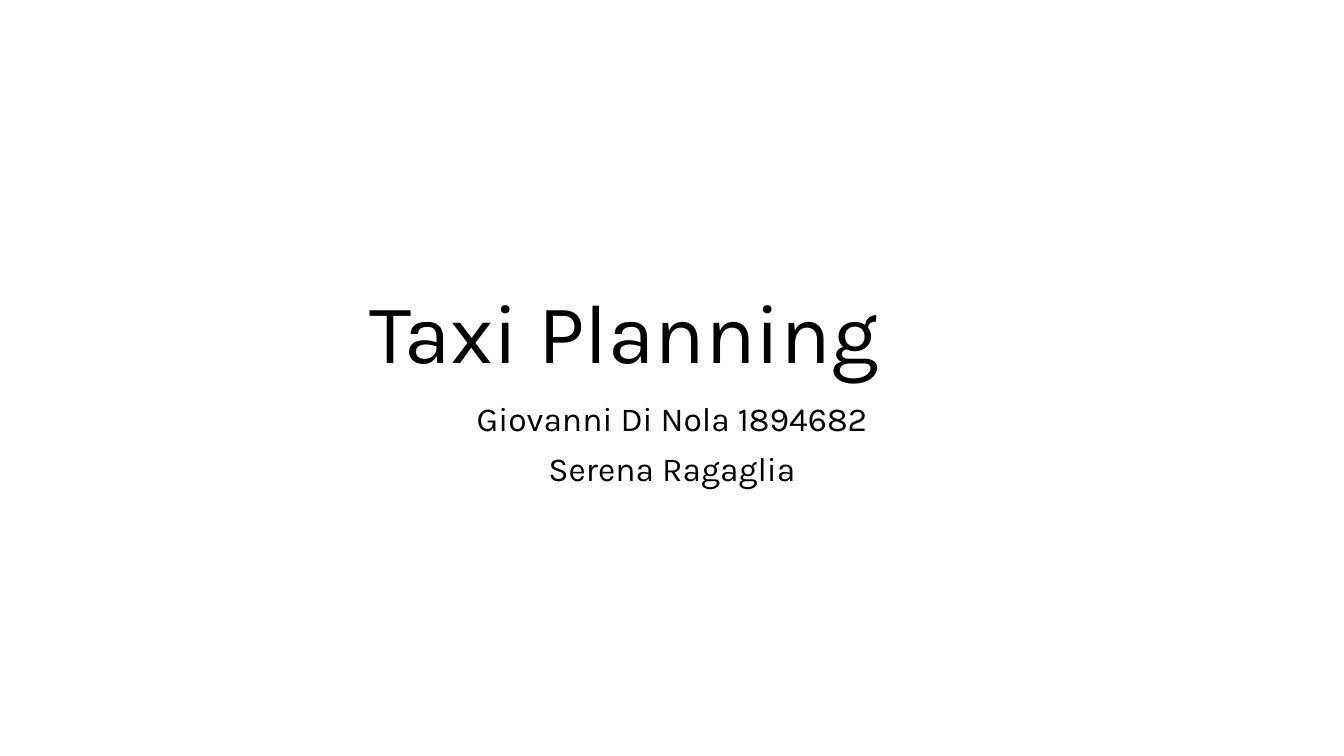
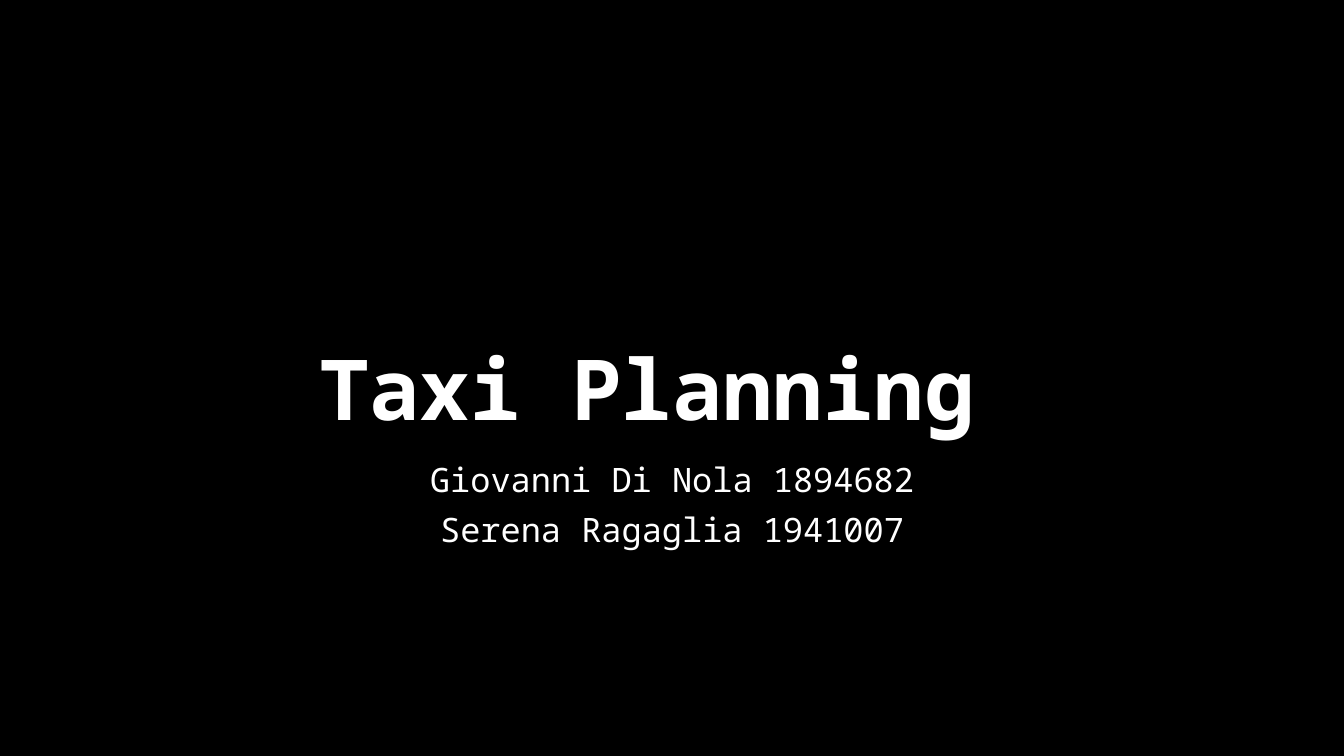
Before and after one commit to serenaragaglia/taxi_planning, a slide deck: slide 1 of documents/planning.pptx. Drawn at 1344x756 pixels with LibreOffice and Linux fonts; fonts in the diff are those of the drawing; background and template pictures are left out. Boxes give left, top, right and bottom in pixels: in the first picture for what was removed or moved away, otherwise in the second. Text is boxed around its words. In the diff, an @@ line names an element or a change of style, - is before the commit and + after.

```diff
--- a/documents/planning.pptx
+++ b/documents/planning.pptx
@@ background #FFFFFF to picture (left out) @@
@@ title "Taxi Planning" at <box>319,354,974,441</box>: font Karla to Noto Sans Mono, text colour #000000 to #FFFFFF, bold on @@
@@ subtitle "Giovanni Di Nola 1894682": place and size @@
-subtitle "Giovanni Di Nola 1894682" at <box>477,408,867,490</box>
+subtitle "Giovanni Di Nola 1894682" at <box>430,466,914,551</box>
@@ subtitle at <box>430,466,914,493</box>: font Karla to Noto Sans Mono, text colour #000000 to #FFFFFF in "Giovanni Di Nola 1894682" @@
@@ subtitle at <box>440,516,904,551</box>: text changed; font Karla to Noto Sans Mono; text colour #000000 to #FFFFFF @@
-Serena Ragaglia
+Serena Ragaglia 1941007
```
Also in this commit, not shown: 19 other slides changed, 9 slides added, 1 slide removed, 1 other file.
